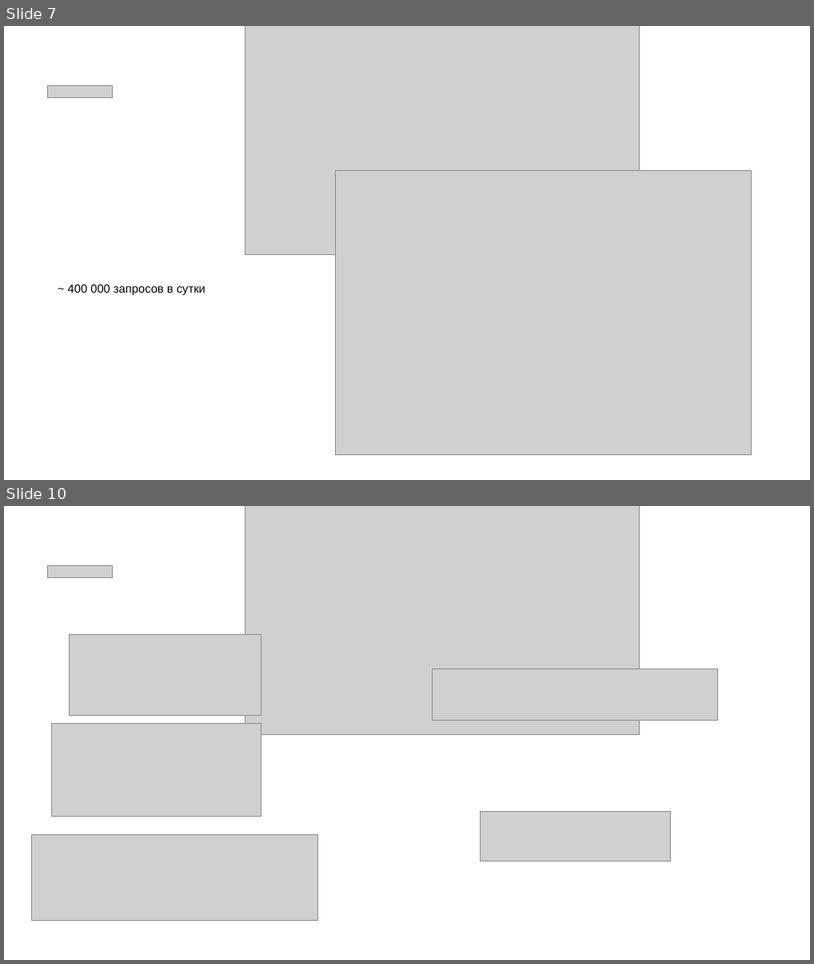
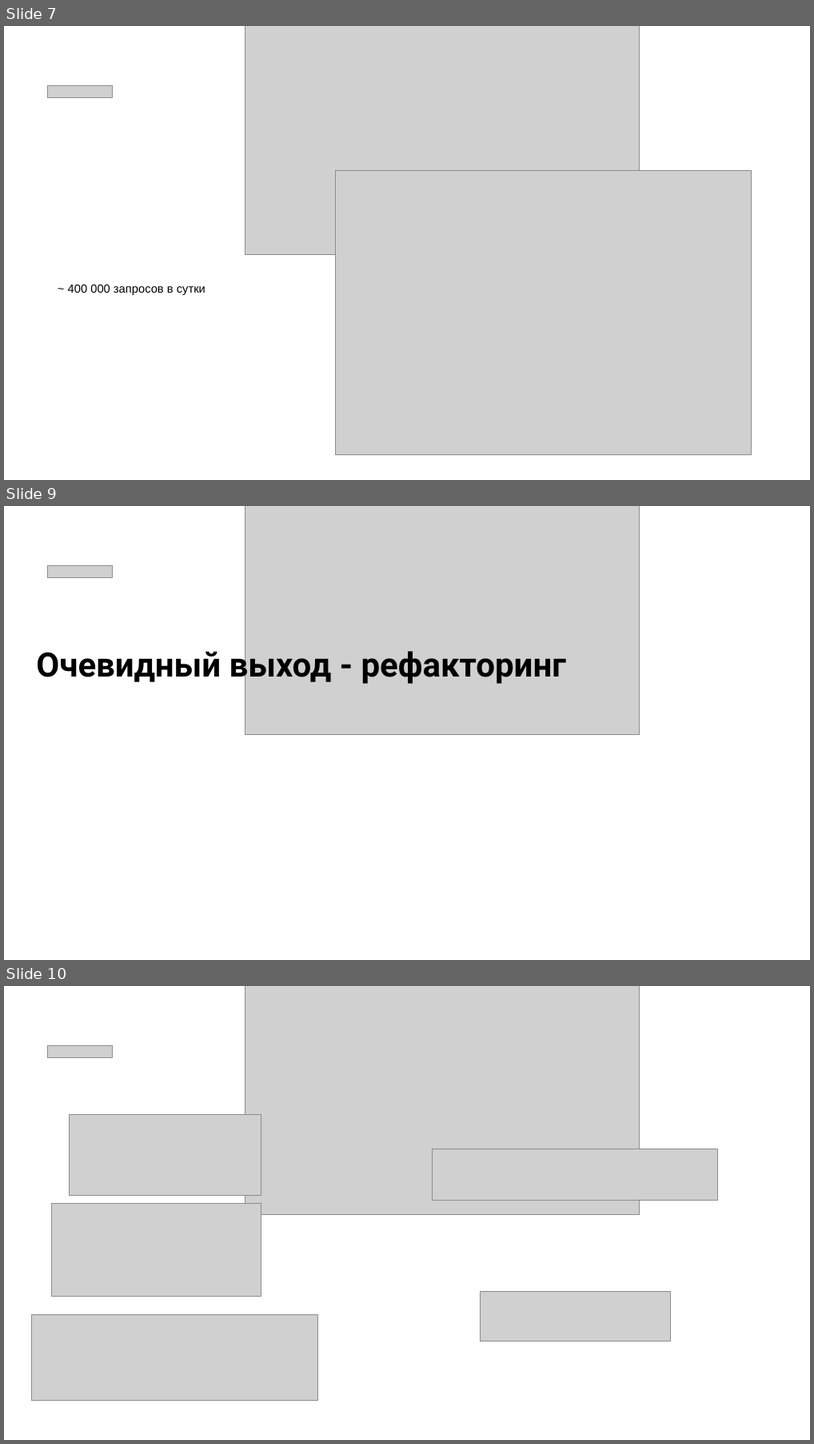
Before and after one commit to Serganbus/devfest, a slide deck: Презентация.pptx. Shown one above the other, each under a label of ours: slides 7 and 10 before the commit, slides 7, 9 and 10 after it; the slides between them are not shown. The pictures are 814x964 and 814x1444 pixels, drawn with LibreOffice and Linux fonts; fonts in the diff are those of the drawing; grey boxes stand for pictures. Boxes give left, top, right and bottom in pixels: in the first picture for what was removed or moved away, otherwise in the second. Text is boxed around its words. In the diff, an @@ line names an element or a change of style, - is before the commit and + after.

```diff
--- a/Презентация.pptx
+++ b/Презентация.pptx
@@ slide 9 added at box(4, 506, 810, 960), background #FFFFFF @@
@@ picture added at box(245, 506, 640, 735) @@
@@ picture added at box(47, 565, 112, 578) @@
@@ text added at box(36, 646, 566, 685), 40 pt, text #000000, bold @@
+Очевидный выход - рефакторинг
```
Also in this commit, not shown: 2 slides changed, 3 other slides added, 1 slide removed, 2 other files.
